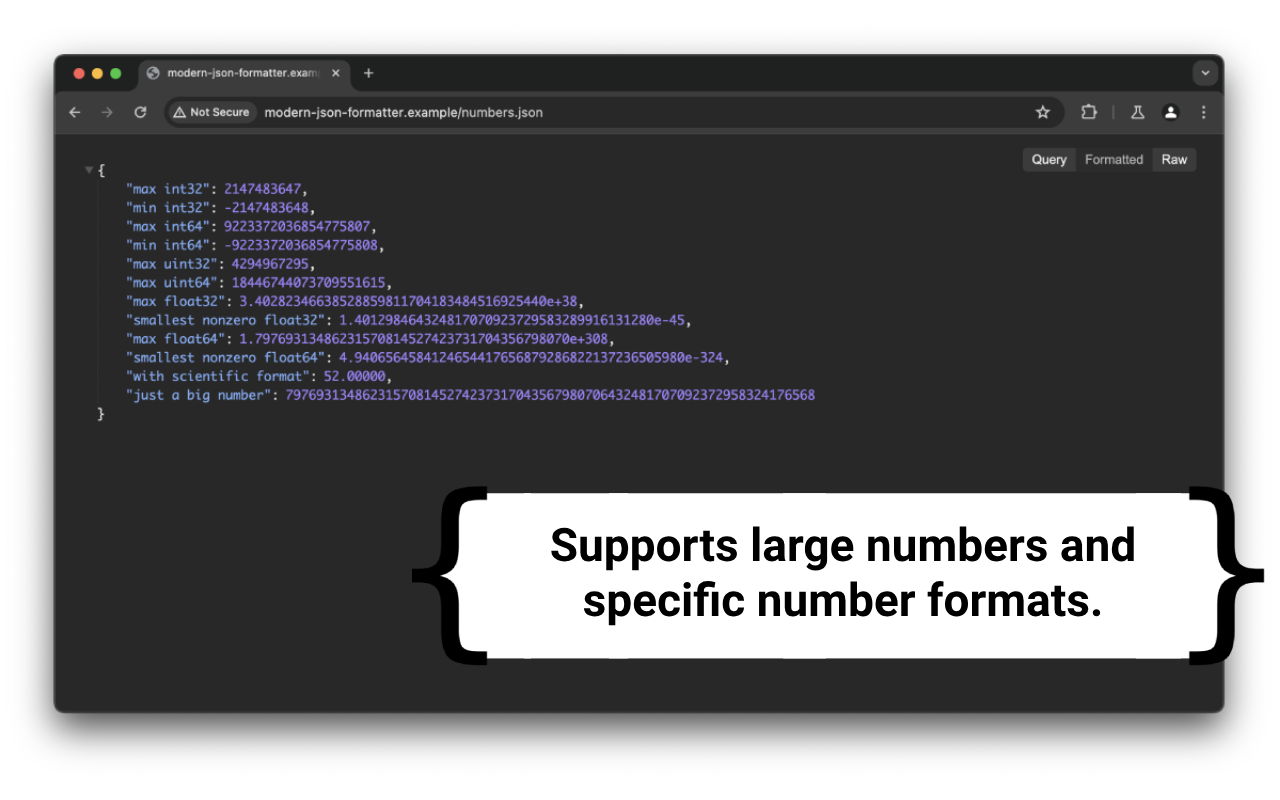
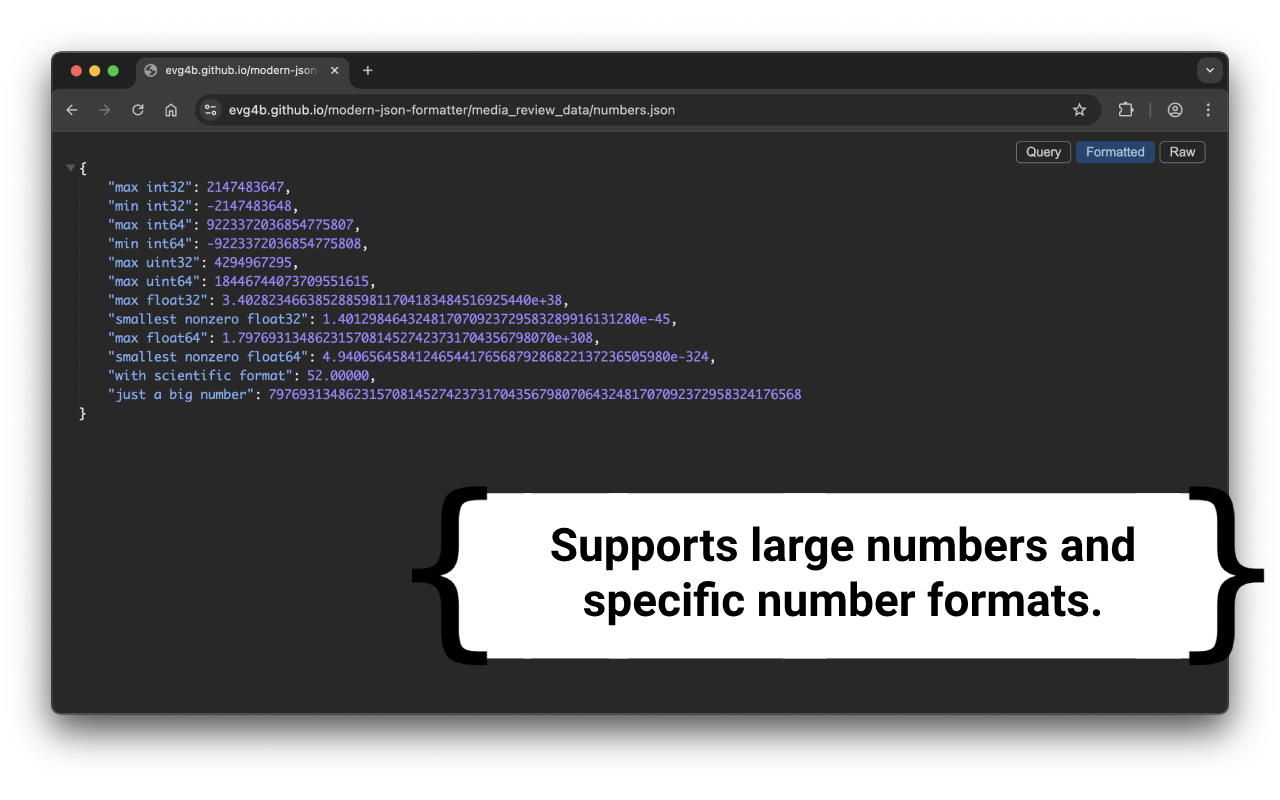
Before/after of a (1280, 800) layered artwork. What changed in the layer stack:
renamed "Screenshot 2024-05-25 at 12.40.38" to "Screenshot 2025-05-04 at 12.06.00", painted on it over [12, 30, 1268, 769]
